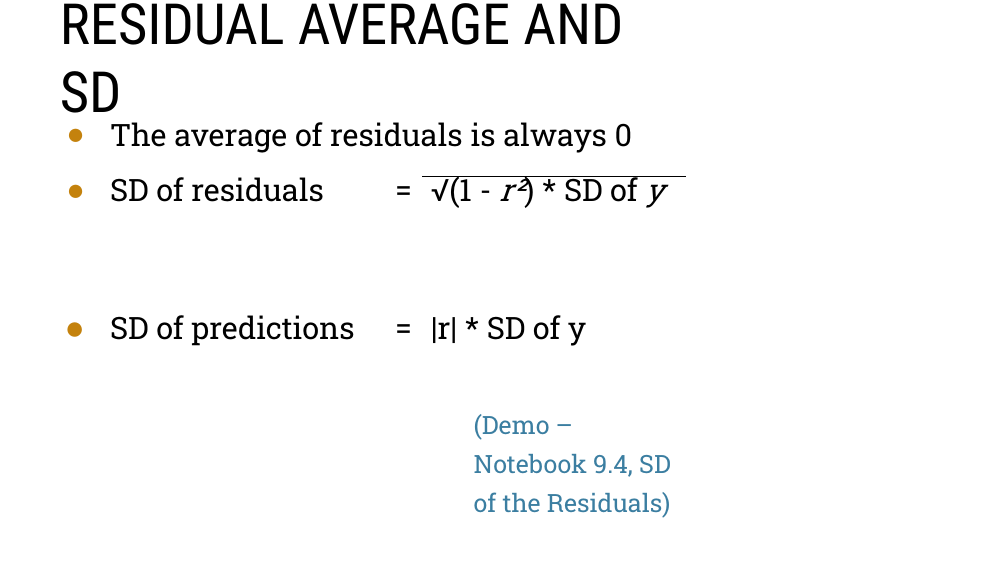
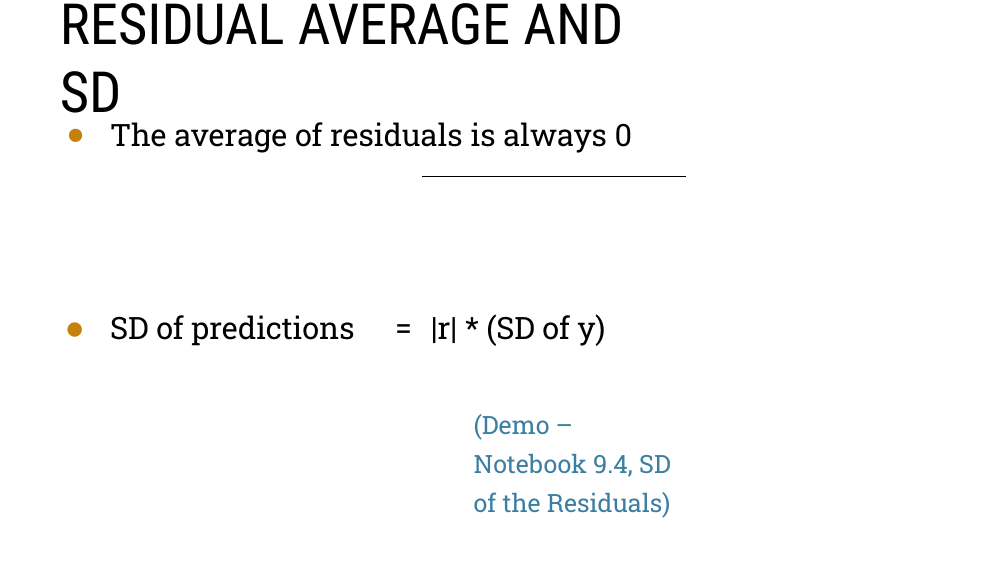
Before and after one commit to blprickett/current-Ling190D, a slide deck: slide 57 of module9/9-slides.pptx. Drawn at 1008x567 pixels with LibreOffice and Linux fonts; fonts in the diff are those of the drawing; background and template pictures are left out. Boxes give left, top, right and bottom in pixels: in the first picture for what was removed or moved away, otherwise in the second. Text is boxed around its words. In the diff, an @@ line names an element or a change of style, - is before the commit and + after.

```diff
--- a/module9/9-slides.pptx
+++ b/module9/9-slides.pptx
@@ table at [61, 176, 685, 522] @@
-row 1: SD of residuals | = | √(1 - r²) * SD of y
+row 1:  |  | 
-row 2, column 3: |r| * SD of y / (Demo – Notebook 9.4, SD of the Residuals)
+row 2, column 3: |r| * (SD of y) / (Demo – Notebook 9.4, SD of the Residuals)
```
Also in this commit, not shown: 13 other slides changed.
